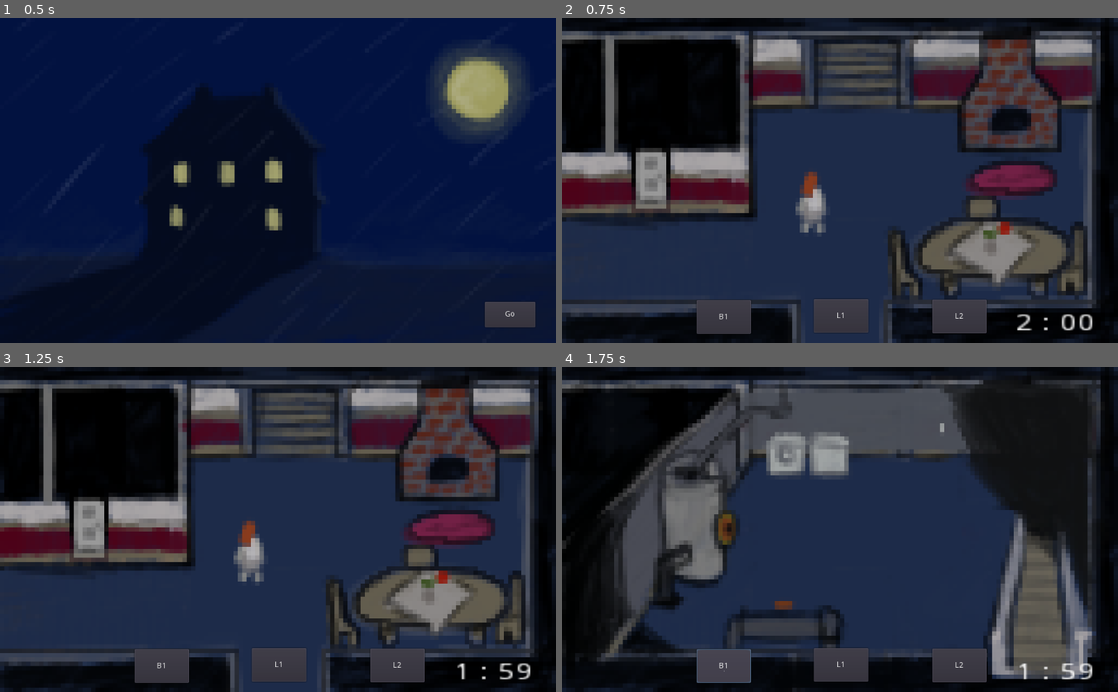
Above: before the commit, frames 1-4 (two rows, left to right).
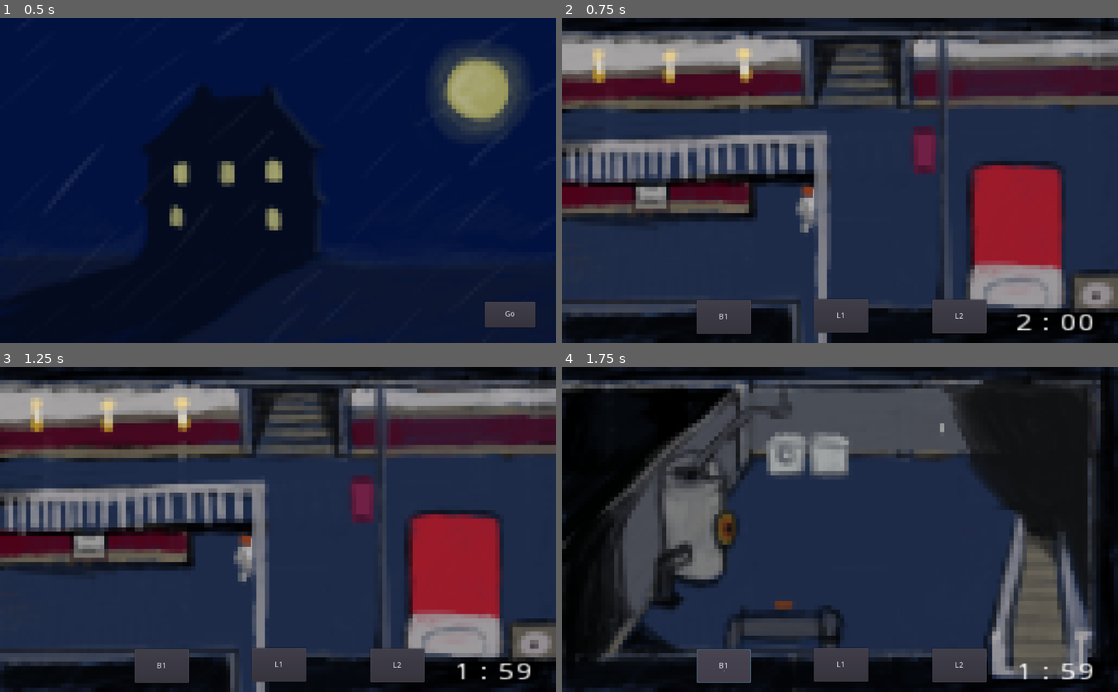
Above: after the commit, the same moments.

Repository: riceisnice/haunt-or-be-haunted
Game: Godot game, scene res://MainMenu.tscn
Two runs of this game, one before a commit and one after it. Both use one fixed random seed, a clock stepped at 60 frames per second and the inputs below. The engine's default icon, where the game draws it, is replaced by a stand-in: a white triangle on a blue panel in a dark square.
Inputs:
- Up to frame 1 (0.5 s): no input
- Up to frame 2 (0.75 s): click "Go" at 0.5 s
- Up to frame 3 (1.25 s): no input
- Up to frame 4 (1.75 s): click "B1" at 1.25 s

Frame 1 is identical in both runs. In frame 2, 40% of the frame differs, in the area x 0-100%, y 4-100%; in frame 3, 40%; in frame 4, nothing differs.

Commit message:
Add files via upload

Diff:
--- a/MainMenu.tscn
+++ b/MainMenu.tscn
@@ -3,7 +3,6 @@
 [ext_resource path="res://Scripts/MainMenu.gd" type="Script" id=1]
 [ext_resource path="res://Sprites/spookysplash.png" type="Texture" id=2]
 [ext_resource path="res://Sounds/letempspresse.wav" type="AudioStream" id=3]
-
 
 [sub_resource type="Animation" id=1]
 
--- a/Pot.tscn
+++ b/Pot.tscn
@@ -8,7 +8,7 @@
 custom_solver_bias = 0.0
 extents = Vector2( 10.1677, 23.091 )
 
-[node name="Pot" type="Sprite" groups=[
+[node name="Pot" type="Sprite" index="0" groups=[
 "Pot",
 "Swipers",
 ]]
@@ -29,5 +29,5 @@
 
 process_mode = 1
 wait_time = 3.0
-one_shot = false
+one_shot = true
 autostart = false
--- a/TestRoom.tscn
+++ b/TestRoom.tscn
@@ -204,8 +204,6 @@
 
 [node name="TopFloor" type="Sprite" parent="." index="4"]
 
-editor/display_folded = true
-visible = false
 position = Vector2( 512, 300 )
 scale = Vector2( 8, 8 )
 texture = ExtResource( 14 )
@@ -228,7 +226,7 @@
 
 [node name="Pot2" parent="TopFloor" index="3" instance=ExtResource( 16 )]
 
-position = Vector2( -35.6375, -15.0903 )
+position = Vector2( -5.625, -8.5 )
 
 [node name="Unmade" type="Sprite" parent="TopFloor" index="4"]
 
Not shown, changed: export_presets.cfg
Not shown, added: Controller.tscn.noparticles
